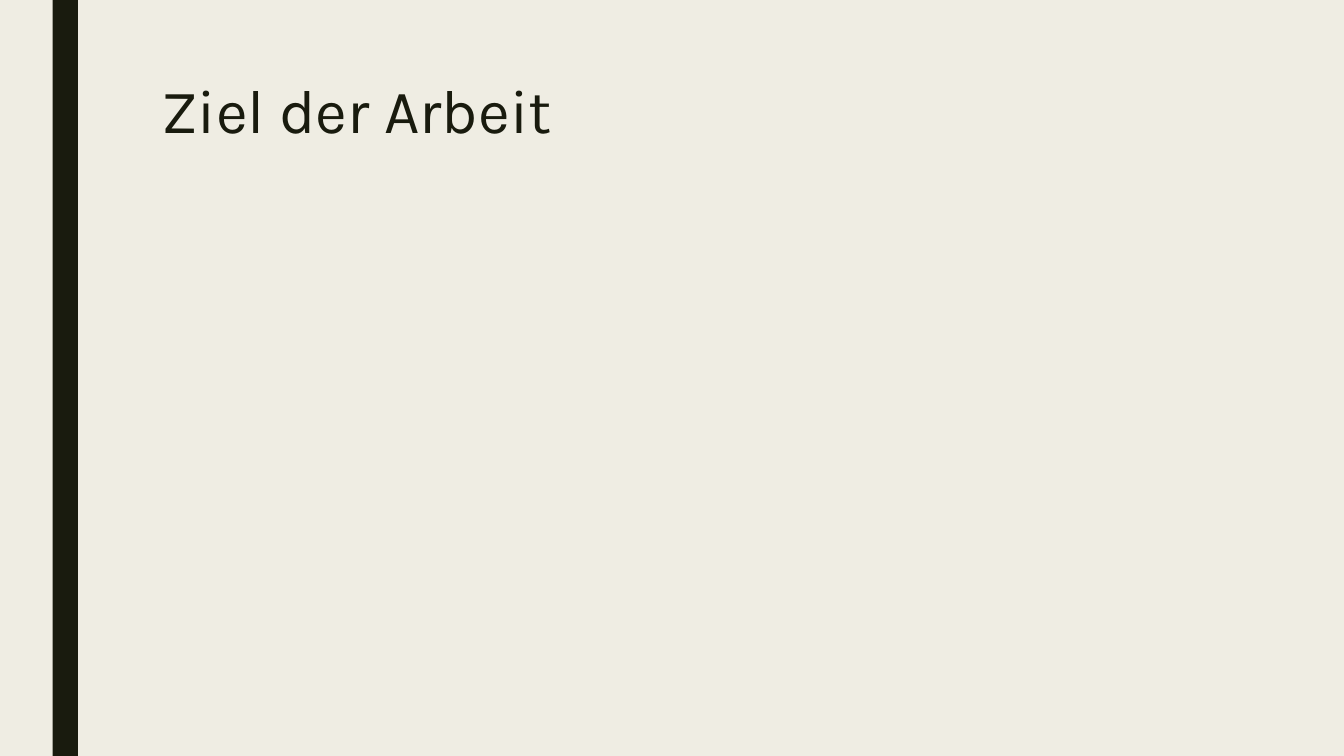
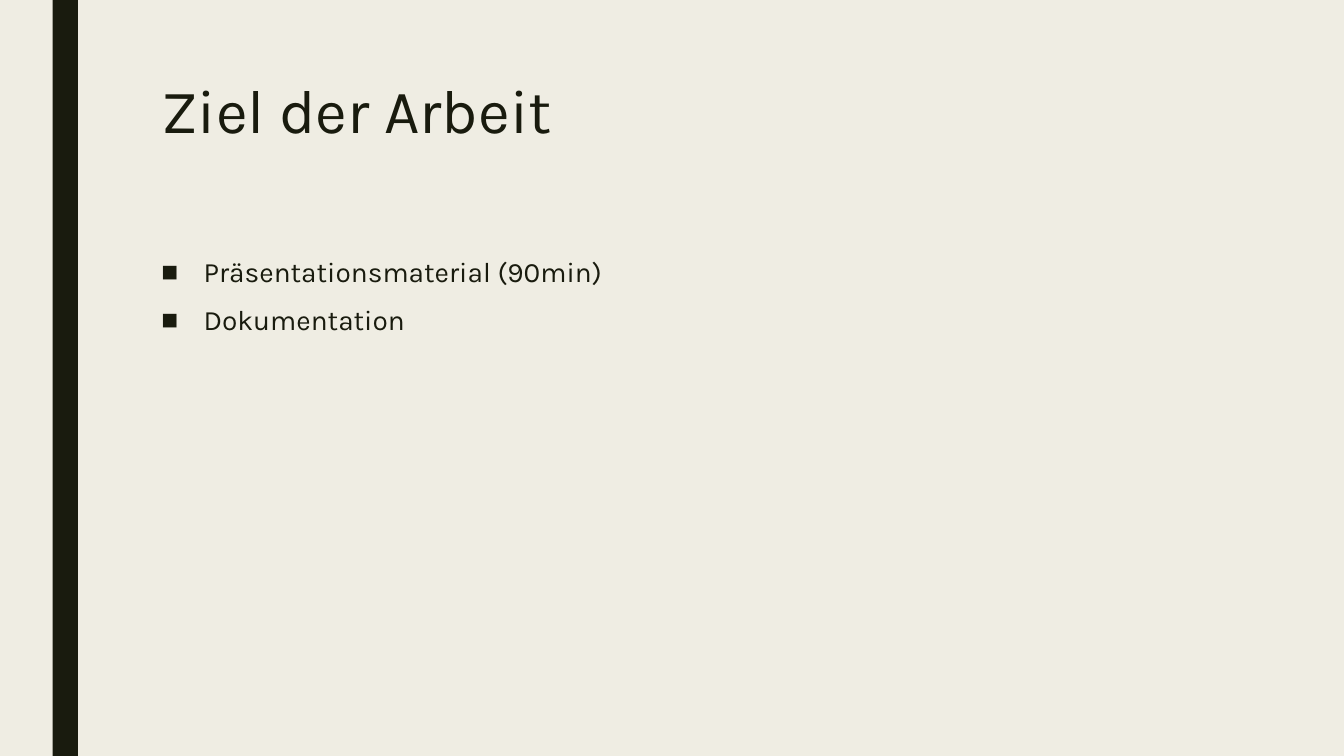
Before and after one commit to marcretzlaff/projektarbeit, a slide deck: slide 16 of GIT.pptx (slide 15 before the commit). Drawn at 1344x756 pixels with LibreOffice and Linux fonts; fonts in the diff are those of the drawing. Boxes give left, top, right and bottom in pixels: in the first picture for what was removed or moved away, otherwise in the second. Text is boxed around its words. In the diff, an @@ line names an element or a change of style, - is before the commit and + after.

```diff
--- a/GIT.pptx
+++ b/GIT.pptx
@@ text added at (204,262,602,331), 20 pt, text #191B0E @@
+■ Präsentationsmaterial (90min)
+■ Dokumentation
```
Also in this commit, not shown: 5 other slides changed, 9 slides added, 8 slides removed.
